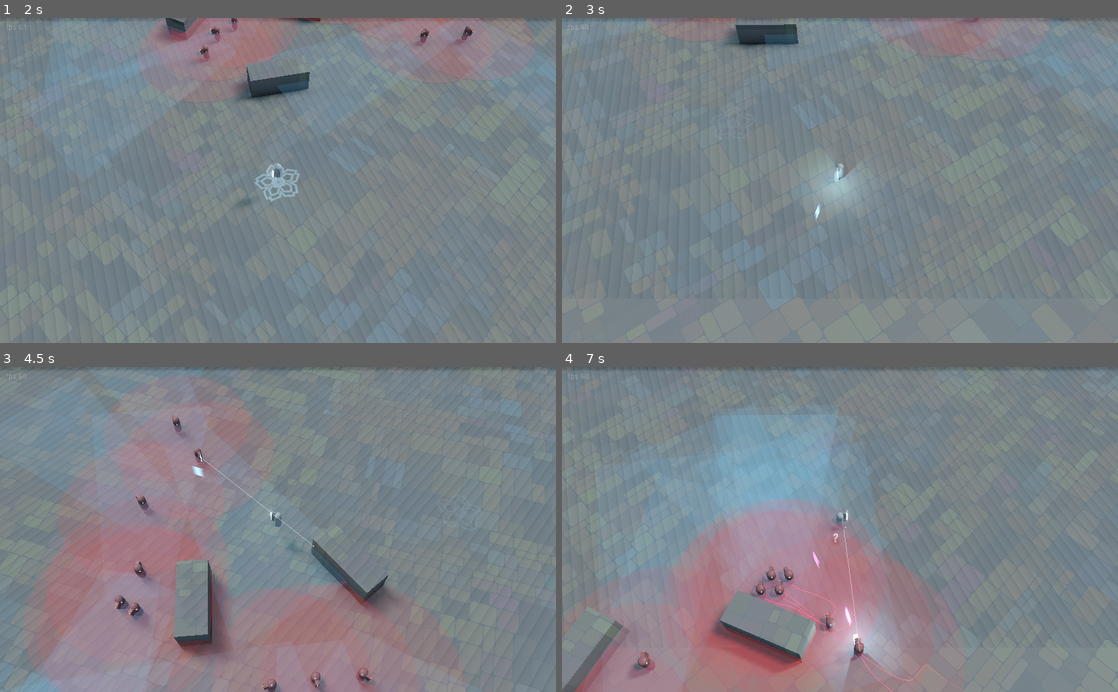
Above: before the commit, frames 1-4 (two rows, left to right).
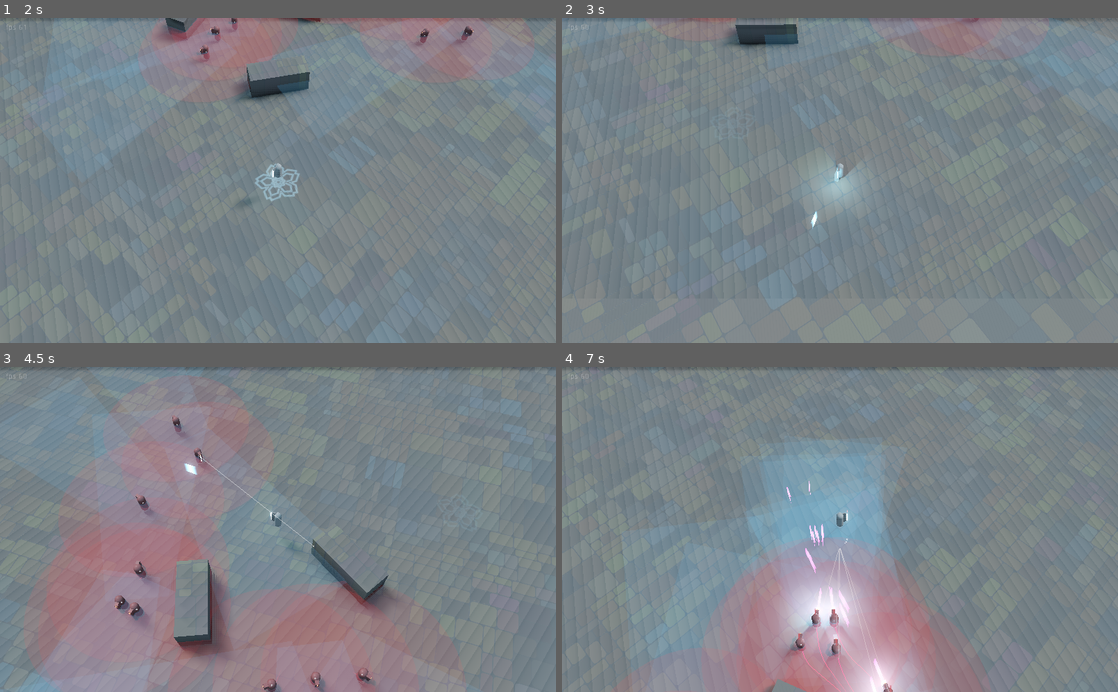
Above: after the commit, the same moments.

Repository: ioxu/key
Game: Godot game, scene res://scenes/splash.tscn
The game is run twice, just before and just after one commit, with the same random seed, the same clock (stepped at 60 frames per second) and the same inputs.
Inputs (mouse positions are in pixels of both pictures, inside the frame that each line leads up to):
- Up to frame 1 (2 s): tap Enter at 0.5 s; move the mouse to (400, 164) at 0.52 s; hold D (move_right) 0.53-1.28 s; hold Left (camera_rotate_left) 0.53-1.28 s; click (400, 164) at 0.67 s; tap Space (jump) at 0.77, 1.52 s; move the mouse to (166, 196) at 1.27 s; hold S (move_down) from 1.28 s (still down); tap Right (camera_rotate_right) at 1.35 s
- Up to frame 2 (3 s): move the mouse to (895, 109) at 2.02 s; release S (move_down) at 2.03 s; hold D (move_right) 2.03-2.78 s; click (895, 109) at 2.1 s; move the mouse to (812, 245) at 2.77 s; hold W (move_up) from 2.78 s (still down); tap Left (camera_rotate_left) at 2.85 s; click (812, 245) at 2.92 s
- Up to frame 3 (4.5 s): tap Space (jump) at 3.02, 3.77 s; move the mouse to (444, 578) at 3.52 s; release W (move_up) at 3.53 s; hold Right (camera_rotate_right) 3.53-4.28 s; hold A (move_left) from 3.53 s (still down); move the mouse to (111, 480) at 4.27 s; click (111, 480) at 4.35 s
- Up to frame 4 (7 s): tap Space (jump) at 4.52, 6.02, 6.77 s; move the mouse to (867, 529) at 5.02 s; release A (move_left) at 5.03 s; hold S (move_down) 5.03-5.78 s; hold Left (camera_rotate_left) 5.03-5.78 s; click (867, 529) at 5.17 s; move the mouse to (756, 448) at 5.77 s; hold D (move_right) 5.78-6.53 s; tap Right (camera_rotate_right) at 5.85 s; move the mouse to (962, 513) at 6.52 s; hold W (move_up) from 6.53 s (still down); click (962, 513) at 6.6 s

Frame 1 is identical in both runs. In frame 2, less than 0.1% of the frame differs, in the area x 44-47%, y 57-65%; in frame 3, less than 0.1%; in frame 4, 29%, in the area x 0-100%, y 0-100%.

Commit message:
convert pulse_shar_bullet to KinematicBody

Diff:
--- a/data/weapons/pulse_shard/pulse_shard.gd
+++ b/data/weapons/pulse_shard/pulse_shard.gd
@@ -18,8 +18,8 @@
 
 
 func _ready():
-	yield(get_tree(), "idle_frame")
-	$bullet_spawner/pulse_shard_bullet.queue_free()
+	#yield(get_tree(), "idle_frame")
+	#$bullet_spawner/pulse_shard_bullet.queue_free()
 	add_child(firing_timer)
 	firing_timer.wait_time = base_fire_rate
 	firing_timer.connect("timeout", self, "_on_timer_timeout")
--- a/data/weapons/pulse_shard/pulse_shard_bullet.gd
+++ b/data/weapons/pulse_shard/pulse_shard_bullet.gd
@@ -1,4 +1,5 @@
-extends RigidBody
+extends KinematicBody
+#extends RigidBody
 
 export(float) var projectile_speed =  65.0
 export(float) var projectile_knockback =  35.0 * 7.5
@@ -21,8 +22,9 @@
 
 
 func _physics_process(delta):
-	pass
-
+	var collision_info = move_and_collide( delta * self.global_transform.basis.z * projectile_speed )
+	if collision_info:
+		collided(collision_info.get_collider())
 
 func _on_free_timer_timeout():
 	queue_free()
@@ -30,7 +32,7 @@
 
 func start():
 	self.starting_position = self.transform.origin
-	self.apply_central_impulse( self.global_transform.basis.z * projectile_speed )
+	#self.apply_central_impulse( self.global_transform.basis.z * projectile_speed )
 
 
 func collided(body):
--- a/data/weapons/pulse_shard/pulse_shard_bullet.tscn
+++ b/data/weapons/pulse_shard/pulse_shard_bullet.tscn
@@ -1,16 +1,12 @@
-[gd_scene load_steps=7 format=2]
+[gd_scene load_steps=6 format=2]
 
 [ext_resource path="res://data/weapons/pulse_shard/pulse_shard_bullet.gd" type="Script" id=1]
 [ext_resource path="res://data/weapons/pulse_shard/pulse_shader_bullet.shader" type="Shader" id=2]
 
-[sub_resource type="PhysicsMaterial" id=1]
-friction = 0.65
-bounce = 0.05
-
-[sub_resource type="BoxShape" id=2]
+[sub_resource type="BoxShape" id=1]
 extents = Vector3( 0.206013, 0.413231, 0.544887 )
 
-[sub_resource type="ShaderMaterial" id=3]
+[sub_resource type="ShaderMaterial" id=2]
 shader = ExtResource( 2 )
 shader_param/albedo = Color( 0.890196, 0.180392, 0.878431, 0.478431 )
 shader_param/specular = 0.5
@@ -18,34 +14,29 @@
 shader_param/roughness = 1.0
 shader_param/point_size = 1.0
 shader_param/emission = Color( 0.384314, 0.705882, 0.858824, 0.121569 )
-shader_param/emission_energy = 5.0
+shader_param/emission_energy = 15.0
 shader_param/uv1_scale = Vector3( 1, 1, 1 )
 shader_param/uv1_offset = Vector3( 0, 0, 0 )
 shader_param/uv2_scale = Vector3( 1, 1, 1 )
 shader_param/uv2_offset = Vector3( 0, 0, 0 )
 shader_param/alpha_falloff_gamma = 0.614
 
-[sub_resource type="CubeMesh" id=4]
-material = SubResource( 3 )
+[sub_resource type="CubeMesh" id=3]
+material = SubResource( 2 )
 size = Vector3( 0.08, 0.8, 1 )
 
-[node name="pulse_shard_bullet" type="RigidBody"]
+[node name="pulse_shard_bullet" type="KinematicBody"]
 collision_layer = 8
 collision_mask = 38
-physics_material_override = SubResource( 1 )
-gravity_scale = 0.0
-continuous_cd = true
-contacts_reported = 5
-contact_monitor = true
 script = ExtResource( 1 )
 
 [node name="CollisionShape" type="CollisionShape" parent="."]
 transform = Transform( 1, 0, 0, 0, 1, 0, 0, 0, 1, 0, 0, -0.00545633 )
-shape = SubResource( 2 )
+shape = SubResource( 1 )
 
 [node name="MeshInstance" type="MeshInstance" parent="."]
 transform = Transform( 1, 0, 0, 0, 1, 0, 0, 0, 1, 0, 0, 0.00343615 )
-mesh = SubResource( 4 )
+mesh = SubResource( 3 )
 material/0 = null
 
 [node name="free_timer" type="Timer" parent="."]
